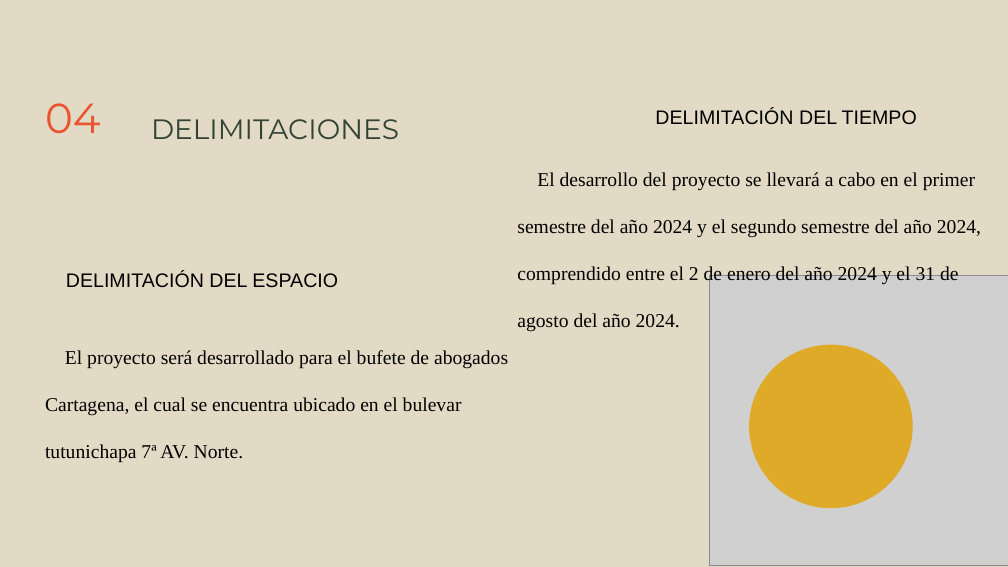
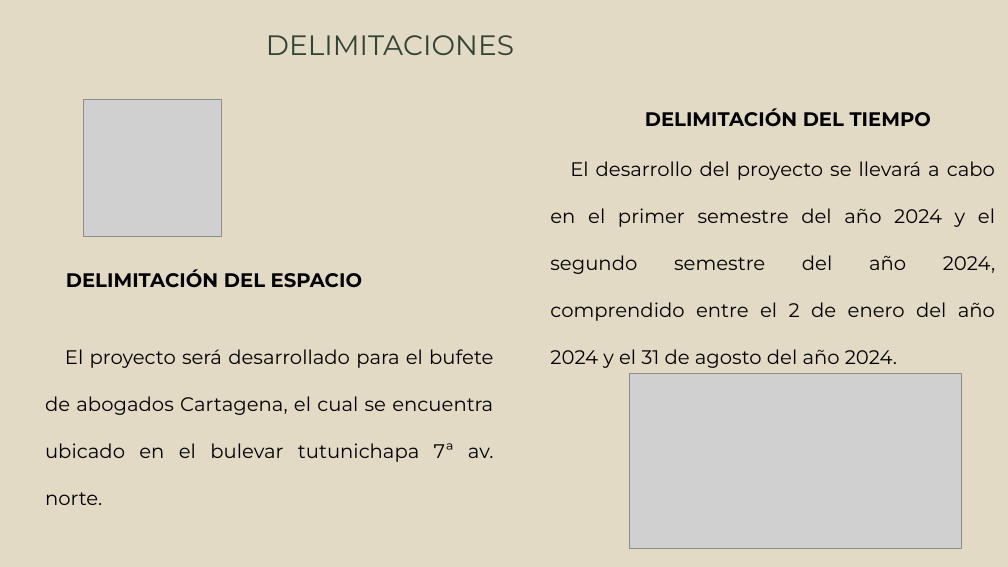
Before and after one commit to mo201801/trabajogrado, a slide deck: slide 12 of ocr-ppt.pptx. Drawn at 1008x567 pixels with LibreOffice and Linux fonts; fonts in the diff are those of the drawing; grey boxes stand for pictures. Boxes give left, top, right and bottom in pixels: in the first picture for what was removed or moved away, otherwise in the second. Text is boxed around its words. In the diff, an @@ line names an element or a change of style, - is before the commit and + after.

```diff
--- a/ocr-ppt.pptx
+++ b/ocr-ppt.pptx
@@ title "DELIMITACIONES": place and size @@
-title "DELIMITACIONES" at box(151, 119, 399, 139)
+title "DELIMITACIONES" at box(266, 35, 514, 55)
@@ text "DELIMITACIÓN DEL TIEMPO" at box(645, 108, 931, 127): font Arial to Montserrat, bold on @@
@@ text "DELIMITACIÓN DEL TIEMPO": place and size @@
-text "DELIMITACIÓN DEL TIEMPO" at box(655, 109, 917, 124)
+text "DELIMITACIÓN DEL TIEMPO" at box(645, 108, 931, 127)
@@ title removed at box(45, 103, 101, 133) @@
-04
@@ picture added at box(84, 99, 221, 236) @@
@@ text "El desarrollo del proyecto se ...": place and size @@
-text "El desarrollo del proyecto se ..." at box(517, 172, 981, 332)
+text "El desarrollo del proyecto se ..." at box(550, 161, 995, 368)
@@ text "El desarrollo del proyecto se ..." at box(550, 161, 995, 368): font Times New Roman to Montserrat; alignment left to justified @@
@@ text "DELIMITACIÓN DEL ESPACIO" at box(66, 269, 362, 288): font Arial to Montserrat, bold on @@
@@ picture removed at box(710, 275, 1008, 565) @@
@@ text at box(45, 349, 494, 505): text changed; font Times New Roman to Montserrat @@
-El proyecto será desarrollado para el bufete de abogados Cartagena, el cual se encuentra ubicado en el bulevar tutunichapa 7ª AV. Norte.
+El proyecto será desarrollado para el bufete de abogados Cartagena, el cual se encuentra ubicado en el bulevar tutunichapa 7ª av. norte.
@@ ellipse removed at box(749, 345, 912, 508) @@
@@ picture added at box(629, 374, 961, 548) @@
```
Also in this commit, not shown: 18 other slides changed, 10 slides added, 4 slides removed, 1 other file.
